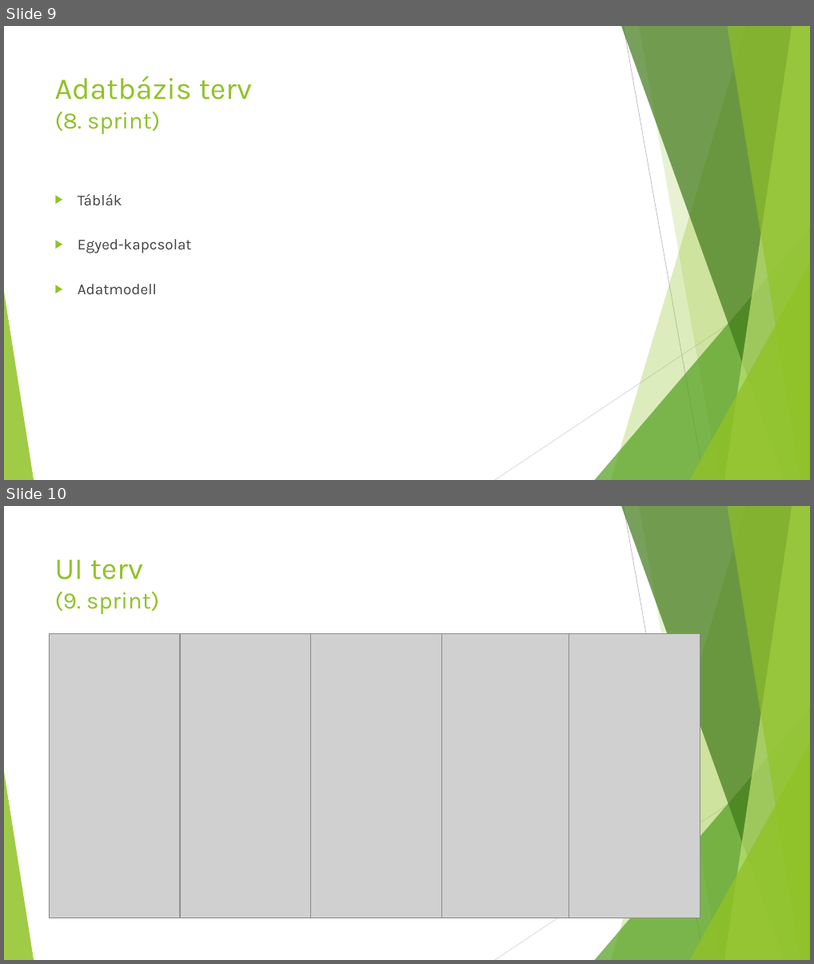
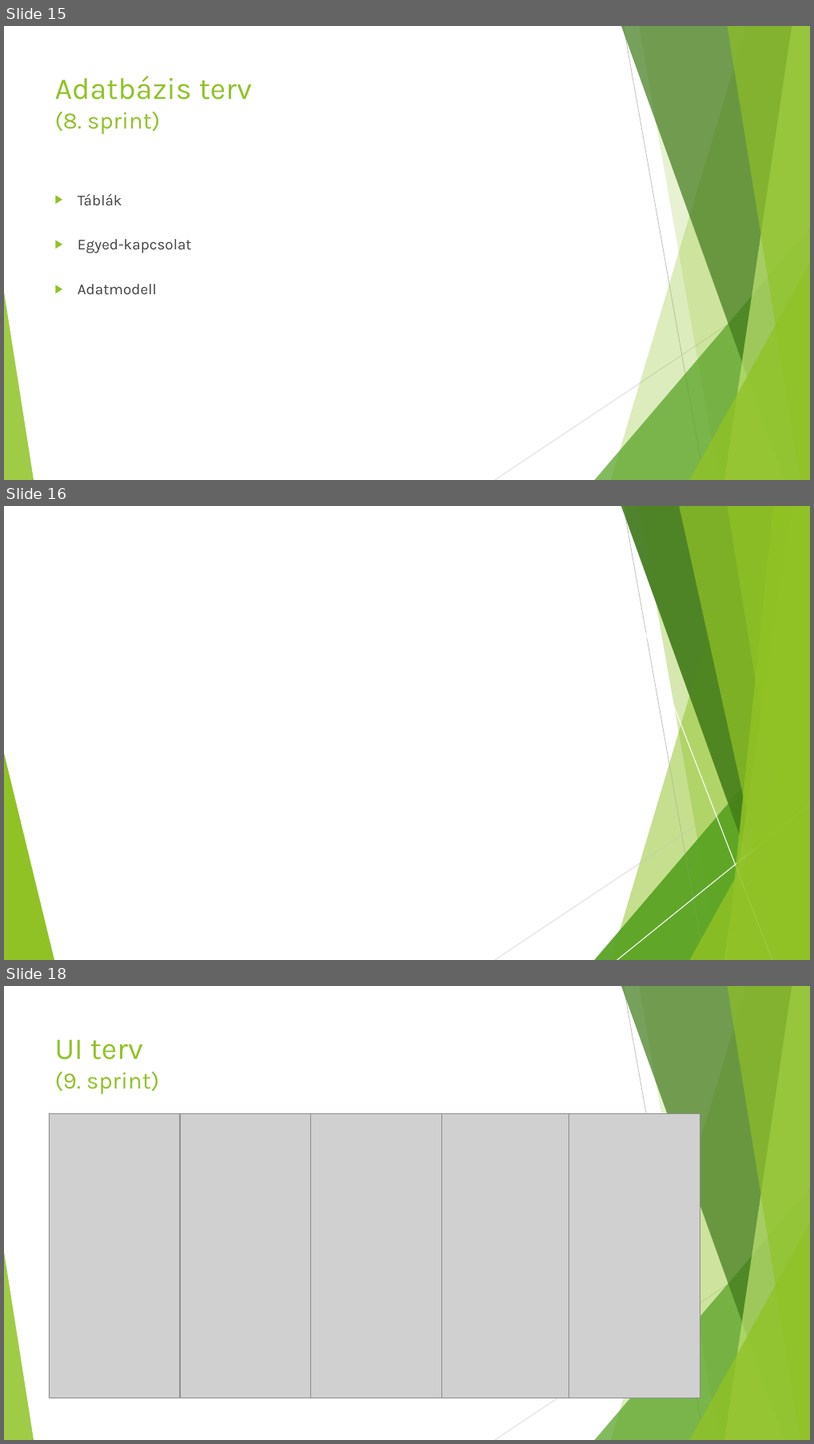
Before and after one commit to BotiD3/rejtely, a slide deck: Rejtély.pptx. Shown one above the other, each under a label of ours: slides 9 and 10 before the commit, slides 15, 16 and 18 after it; the slides between them are not shown. The pictures are 814x964 and 814x1444 pixels, drawn with LibreOffice and Linux fonts; fonts in the diff are those of the drawing; grey boxes stand for pictures; background and template pictures are left out. Boxes give left, top, right and bottom in pixels: in the first picture for what was removed or moved away, otherwise in the second. Text is boxed around its words. In the diff, an @@ line names an element or a change of style, - is before the commit and + after.

```diff
--- a/Rejtély.pptx
+++ b/Rejtély.pptx
@@ slide 16 added at <box>4,506,810,960</box>, background picture (left out); not listed: 8 template elements that a slide beside it also shows @@
@@ line added from (596, 506) to (773, 960), #FFFFFF 1 pt @@
@@ freeform shape added at <box>679,506,810,960</box>, fill #90C226 at 71% opacity @@
@@ freeform shape added at <box>727,506,810,960</box>, fill #90C226 at 87% opacity @@
@@ freeform shape added at <box>4,753,54,960</box>, fill #90C226 @@
@@ group added at <box>4,506,810,960</box>: 5 freeform shapes, 3 triangles, 2 lines @@
@@ line added from (618, 960) to (810, 804), #FFFFFF 1 pt @@
@@ what was slide 9 is now slide 15 @@
@@ what was slide 10 is now slide 18 @@
```
Also in this commit, not shown: 4 slides changed, 7 other slides added, 2 other files.
